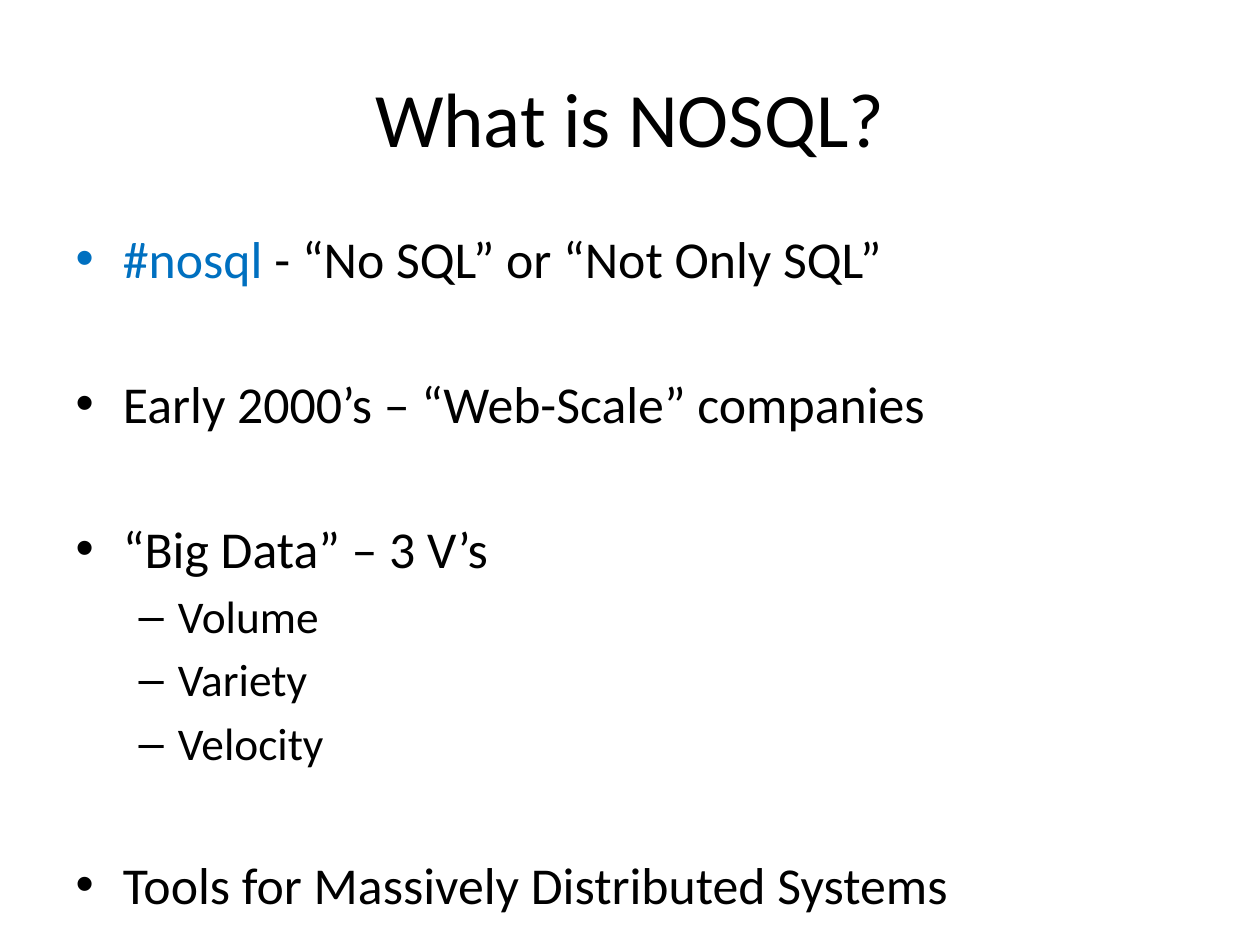
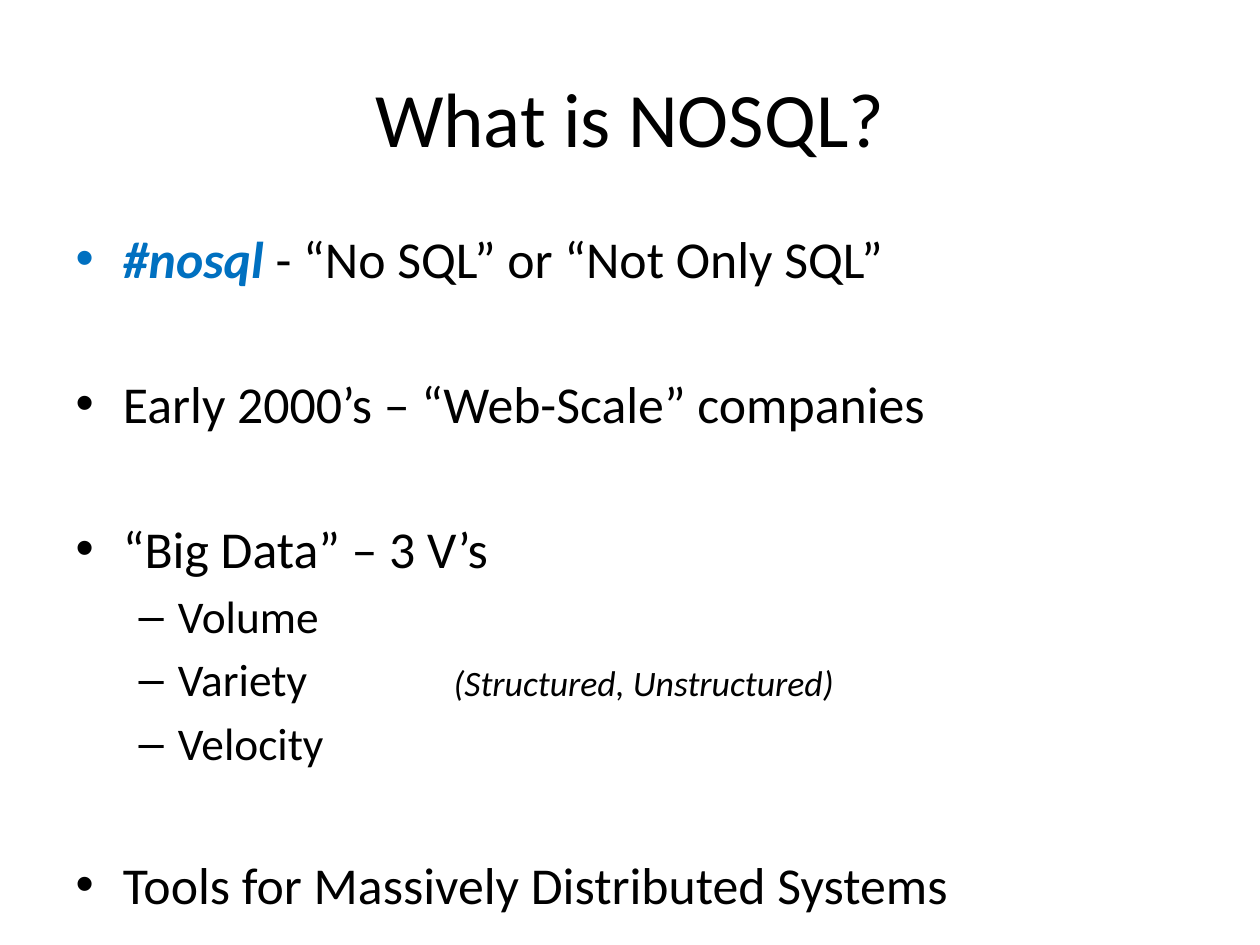
Before and after one commit to alexdgarland/database-demos, a slide deck: slide 23 of Slides/Not Only SQL - Picking A Database for DotNET.pptx. Drawn at 1260x945 pixels with LibreOffice and Linux fonts; fonts in the diff are those of the drawing. Boxes give left, top, right and bottom in pixels: in the first picture for what was removed or moved away, otherwise in the second. Text is boxed around its words. In the diff, an @@ line names an element or a change of style, - is before the commit and + after.

```diff
--- a/Slides/Not Only SQL - Picking A Database for DotNET.pptx
+++ b/Slides/Not Only SQL - Picking A Database for DotNET.pptx
@@ text at [123, 241, 882, 287]: bold on, italic on in "#nosql" @@
@@ text at [178, 665, 834, 704]: text changed; size 25.9 to 20.4 pt; italic on @@
-  – Variety
+  – Variety (Structured, Unstructured)
```
Also in this commit, not shown: 7 other slides changed, 6 slides added, 1 slide removed.
